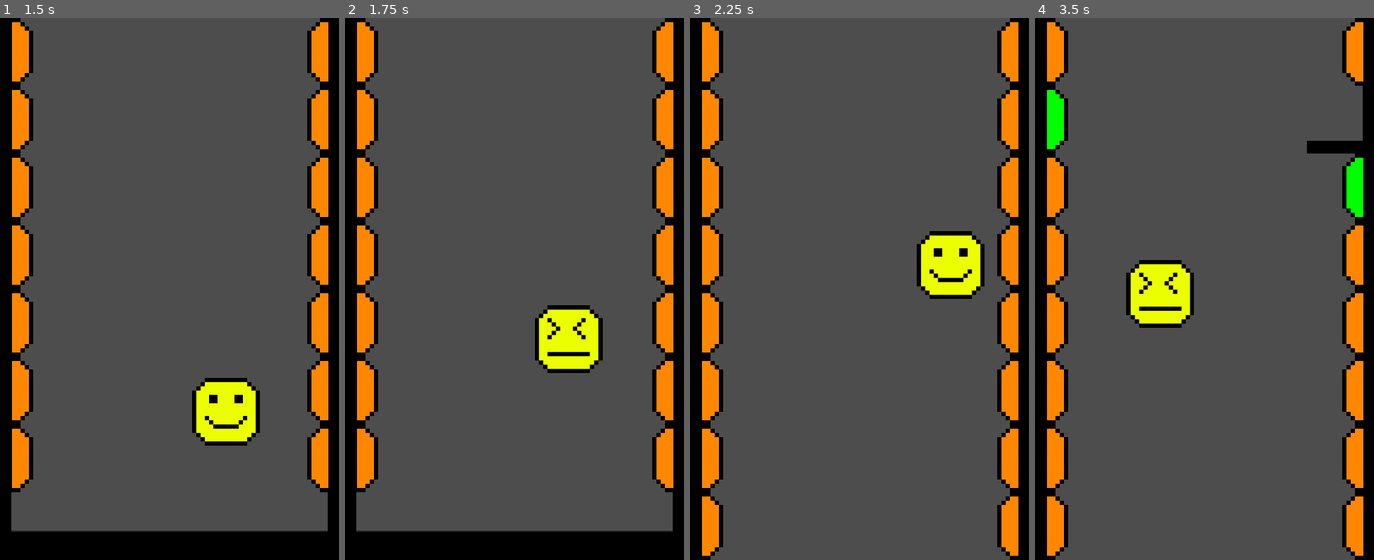
Above: before the commit, frames 1-4 (left to right).
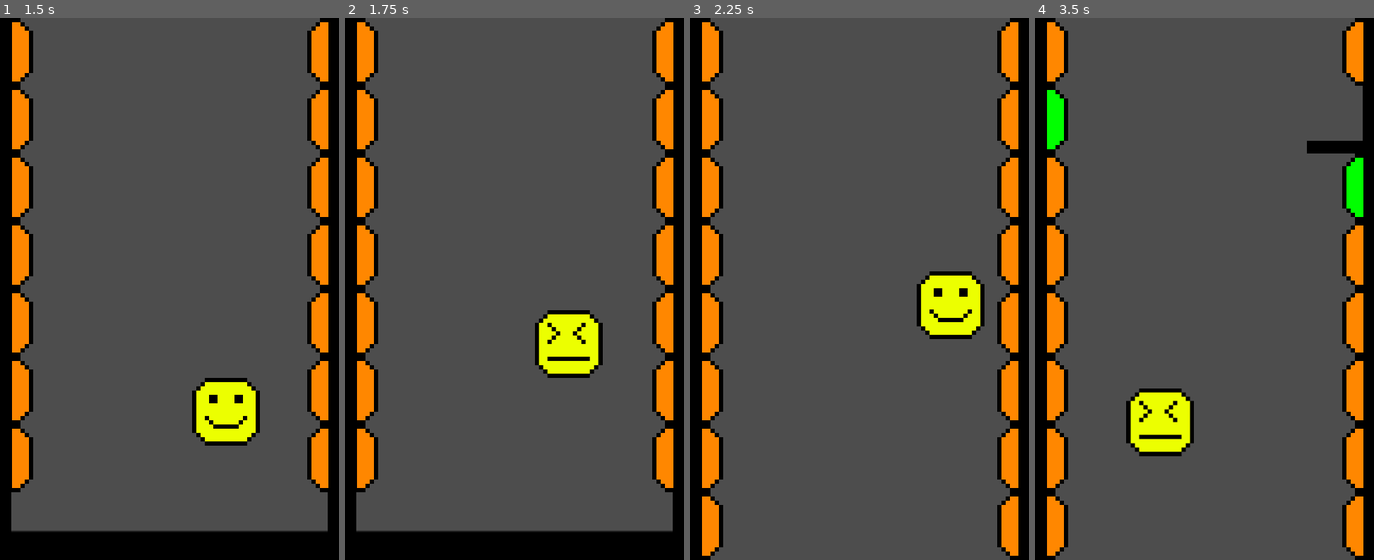
Above: after the commit, the same moments.

Repository: krazybaboon17/BounceBack
Game: Godot game, scene res://assets/scenes/main_menu.tscn
Two runs of this game, one before a commit and one after it. Both use one fixed random seed, a clock stepped at 60 frames per second and the inputs below.
Inputs:
- Up to frame 1 (1.5 s): click "Play" at 0.5 s; hold Right (right) from 1.28 s (still down); hold Space (space) from 1.28 s (still down)
- Up to frame 2 (1.75 s): keep holding Right (right); keep holding Space (space)
- Up to frame 3 (2.25 s): keep holding Right (right); release Space (space) at 2.03 s; tap Space (space) at 2.1 s
- Up to frame 4 (3.5 s): release Right (right) at 2.78 s; hold Left (left) from 2.78 s (still down); hold Space (space) from 2.78 s (still down)

Frame 1 is identical in both runs. In frame 2, 1.1% of the frame differs, in the area x 56-77%, y 52-67%; in frame 3, 3.4%; in frame 4, 4.6%, in the area x 26-47%, y 44-81%.

Commit message:
modified y velocity

Diff:
--- a/assets/scripts/left_bouncer.gd
+++ b/assets/scripts/left_bouncer.gd
@@ -3,6 +3,6 @@
 func _on_body_entered(body: Node2D) -> void:
 	if body.name == "Player":
 		body.velocity.x = 1350.0
-		body.velocity.y = -600.0
+		body.velocity.y = -500.0
 		if body.has_method("trigger_wall_bounce"):
 			body.trigger_wall_bounce()
--- a/assets/scripts/right_bouncer.gd
+++ b/assets/scripts/right_bouncer.gd
@@ -3,7 +3,7 @@
 func _on_body_entered(body: Node2D) -> void:
 	if body.name == "Player":
 		body.velocity.x = -1350.0
-		body.velocity.y = -600.0
+		body.velocity.y = -500.0
 		if body.has_method("trigger_wall_bounce"):
 			#body.position.x -= 50
 			body.trigger_wall_bounce()
